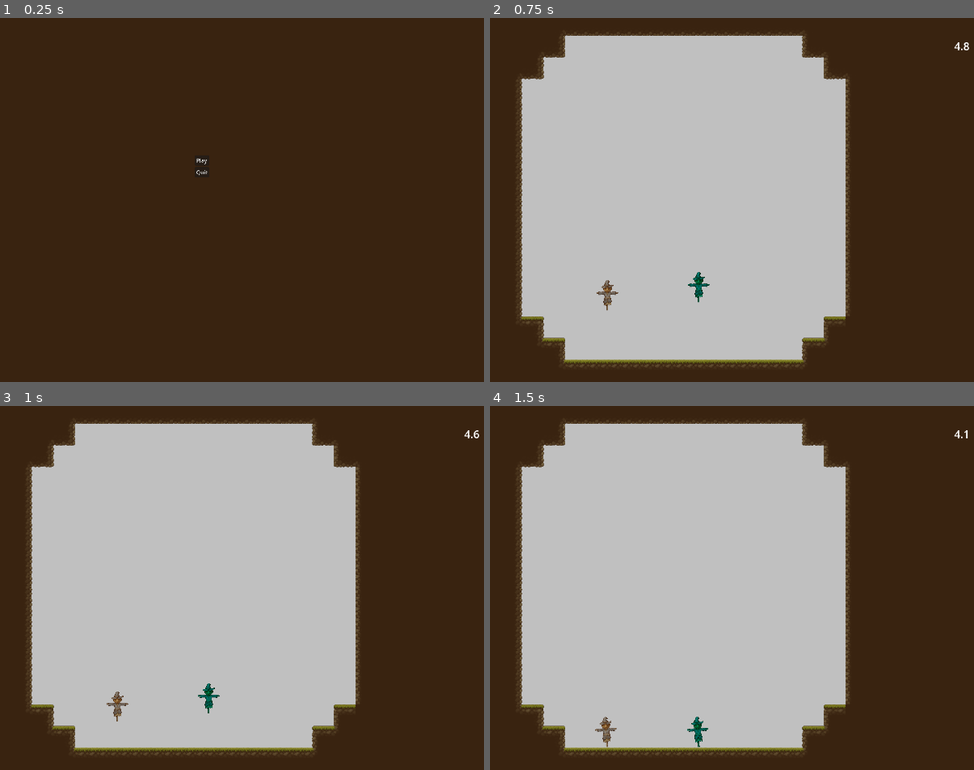
Above: before the commit, frames 1-4 (two rows, left to right).
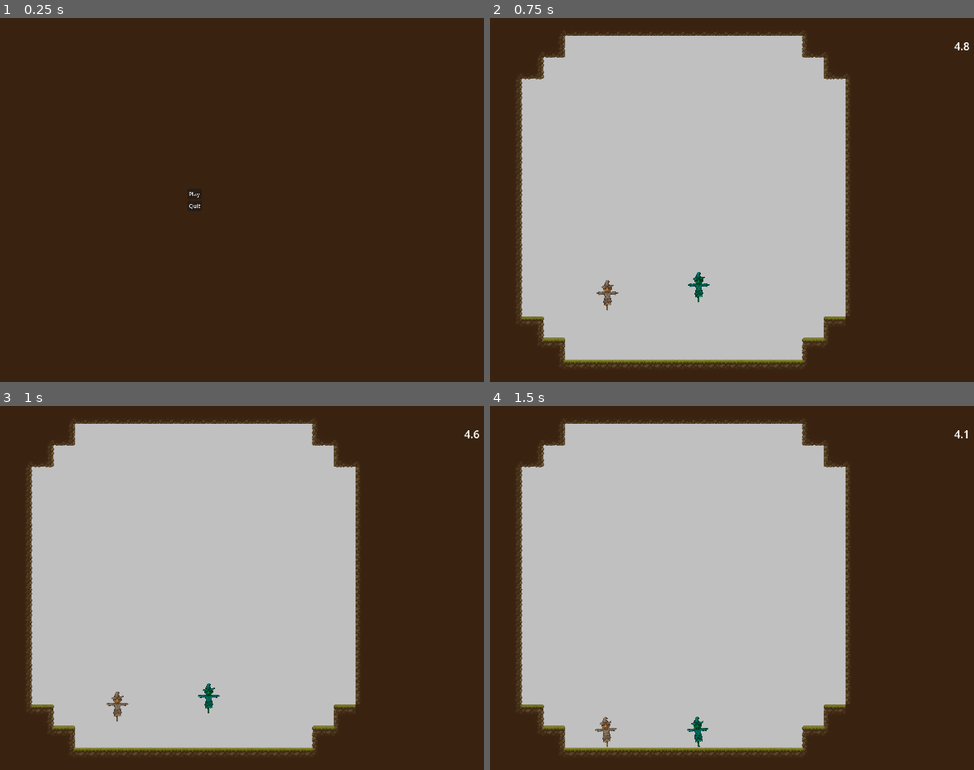
Above: after the commit, the same moments.

Repository: adudewithapc/piktiv-autumn-game-jam-2024
Game: Godot game, scene res://Scenes/Menu.tscn
The game is run twice, just before and just after one commit, with the same random seed, the same clock (stepped at 60 frames per second) and the same inputs. Sound files missing from this copy of the repository are replaced by a short silence.
Inputs:
- Up to frame 1 (0.25 s): no input
- Up to frame 2 (0.75 s): click "Play" at 0.5 s
- Up to frame 3 (1 s): no input
- Up to frame 4 (1.5 s): tap Enter (ui_accept) at 1.25 s

The runs differ from the first frame. In frame 1, less than 0.1% of the frame differs, in the area x 39-43%, y 38-53%; in frame 2, nothing differs; in frame 3, nothing differs; in frame 4, nothing differs.

Commit message:
Centered main menu

Diff:
--- a/Scenes/Menu.tscn
+++ b/Scenes/Menu.tscn
@@ -2,19 +2,26 @@
 
 [ext_resource type="Script" path="res://Scripts/Menu.gd" id="1_gty37"]
 
-[node name="Menu" type="Node2D"]
+[node name="Menu" type="Control"]
+layout_mode = 3
+anchors_preset = 15
+anchor_right = 1.0
+anchor_bottom = 1.0
+grow_horizontal = 2
+grow_vertical = 2
 script = ExtResource("1_gty37")
 
 [node name="VBoxContainer" type="VBoxContainer" parent="."]
+layout_mode = 1
 anchors_preset = 8
 anchor_left = 0.5
 anchor_top = 0.5
 anchor_right = 0.5
 anchor_bottom = 0.5
-offset_left = 960.0
-offset_top = 420.0
-offset_right = 1001.0
-offset_bottom = 460.0
+offset_left = -21.0
+offset_top = -33.0
+offset_right = 21.0
+offset_bottom = 33.0
 grow_horizontal = 2
 grow_vertical = 2
 
--- a/Scripts/Menu.gd
+++ b/Scripts/Menu.gd
@@ -1,4 +1,4 @@
-extends Node2D
+extends Control
 
 
 func _on_play_button_pressed() -> void:
